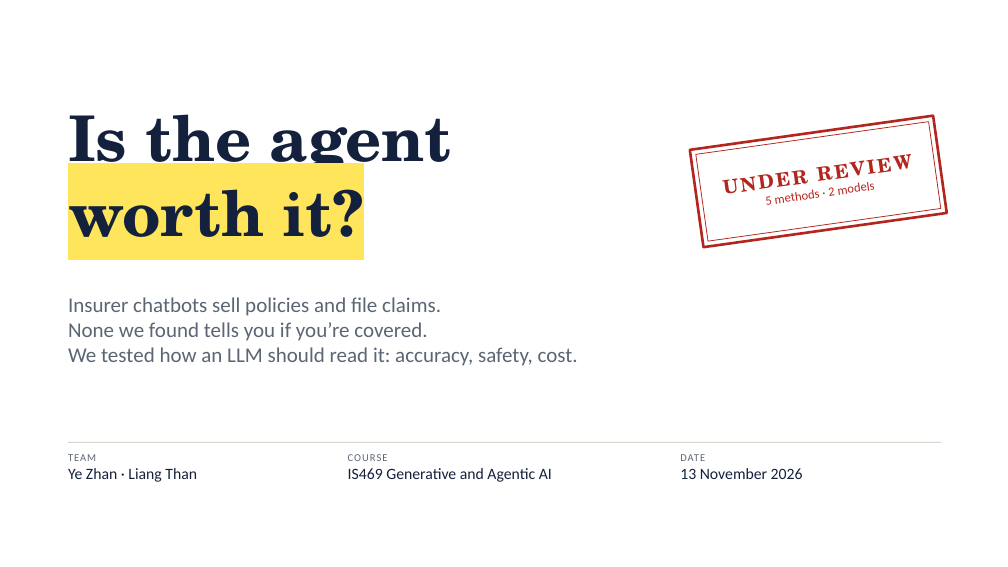
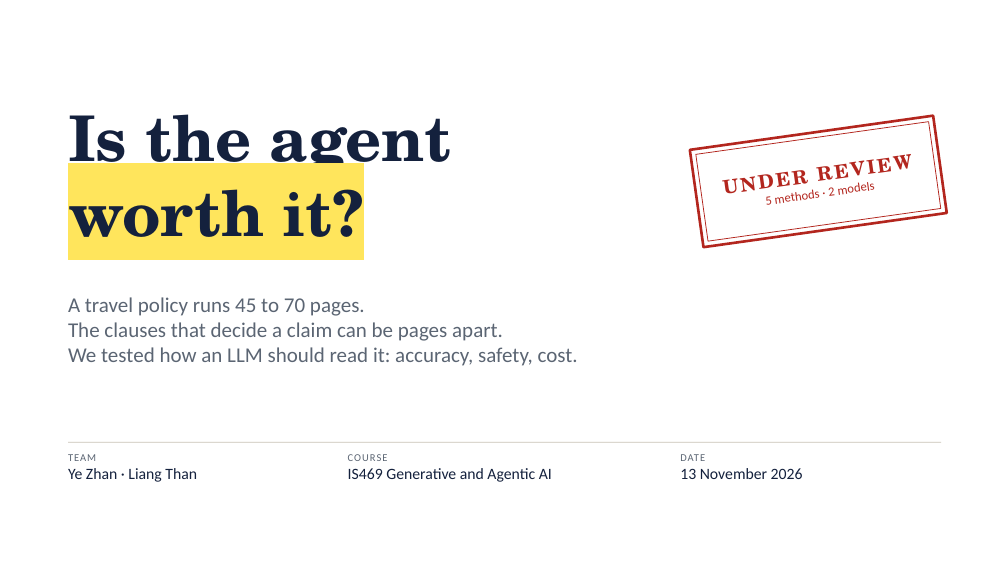
Before and after one commit to yezhan58-oss/insurance_policy_checker-rag, a slide deck: slide 1 of docs/IS469_presentation.pptx. Drawn at 1008x567 pixels with LibreOffice and Linux fonts; fonts in the diff are those of the drawing. Boxes give left, top, right and bottom in pixels: in the first picture for what was removed or moved away, otherwise in the second. Text is boxed around its words. In the diff, an @@ line names an element or a change of style, - is before the commit and + after.

```diff
--- a/docs/IS469_presentation.pptx
+++ b/docs/IS469_presentation.pptx
@@ text at (68, 297, 503, 341): text changed @@
-Insurer chatbots sell policies and file claims.
-None we found tells you if you’re covered.
+A travel policy runs 45 to 70 pages.
+The clauses that decide a claim can be pages apart.
```
Also in this commit, not shown: 2 other files.
